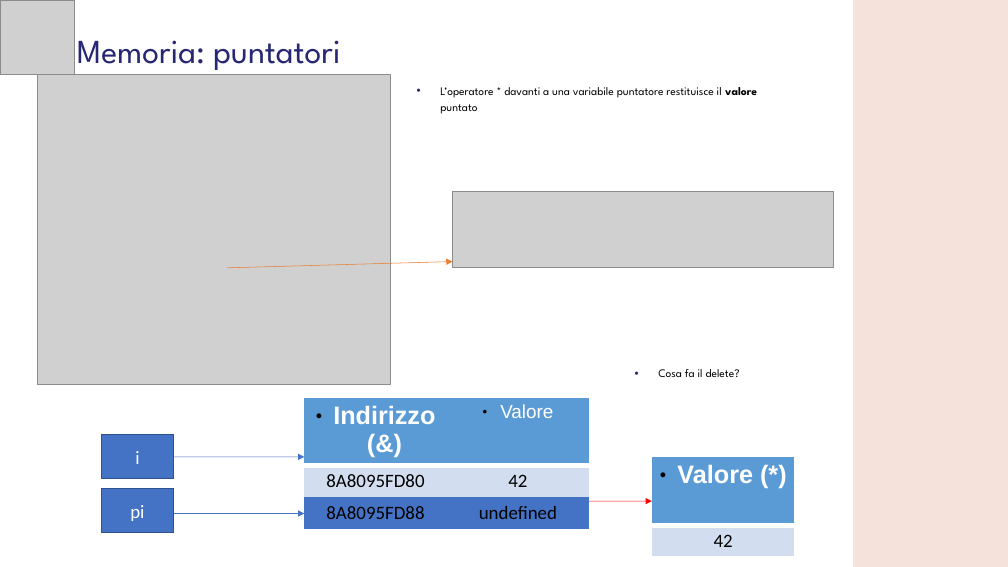
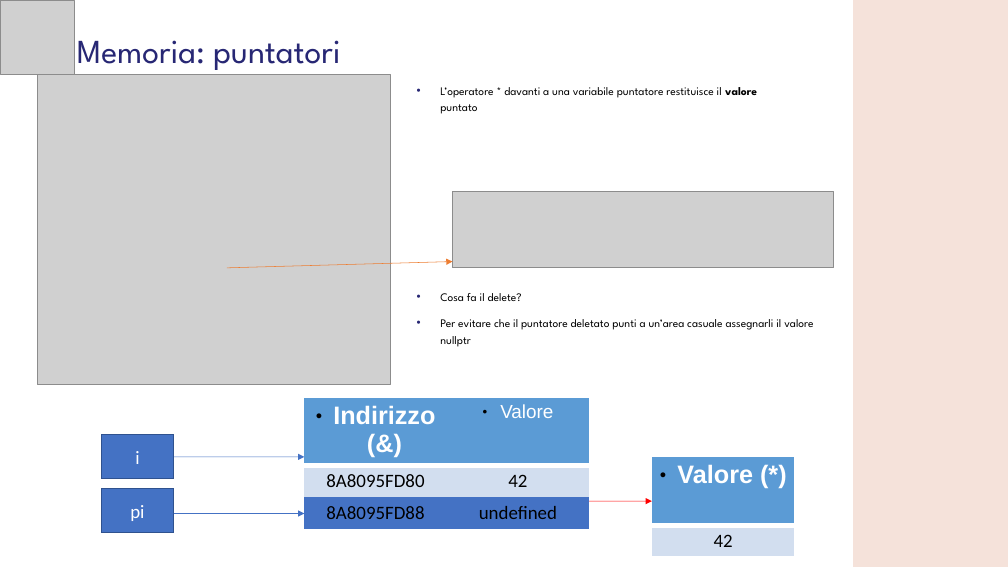
Before and after one commit to GMATZEU42/WS, a slide deck: slide 10 of WS03/WS_3.odp. Drawn at 1008x567 pixels with LibreOffice and Linux fonts; fonts in the diff are those of the drawing; grey boxes stand for pictures; background and template pictures are left out. Boxes give left, top, right and bottom in pixels: in the first picture for what was removed or moved away, otherwise in the second. Text is boxed around its words. In the diff, an @@ line names an element or a change of style, - is before the commit and + after.

```diff
--- a/WS03/WS_3.odp
+++ b/WS03/WS_3.odp
@@ text "Cosa fa il delete?": place and size @@
-text "Cosa fa il delete?" at bbox=[658, 369, 740, 377]
+text "Cosa fa il delete?" at bbox=[440, 293, 522, 301]
@@ text added at bbox=[440, 319, 813, 347], 11 pt, text #000000 @@
+• Per evitare che il puntatore deletato punti a un’area casuale assegnarli il valore nullptr
```
Also in this commit, not shown: 1 other file.
